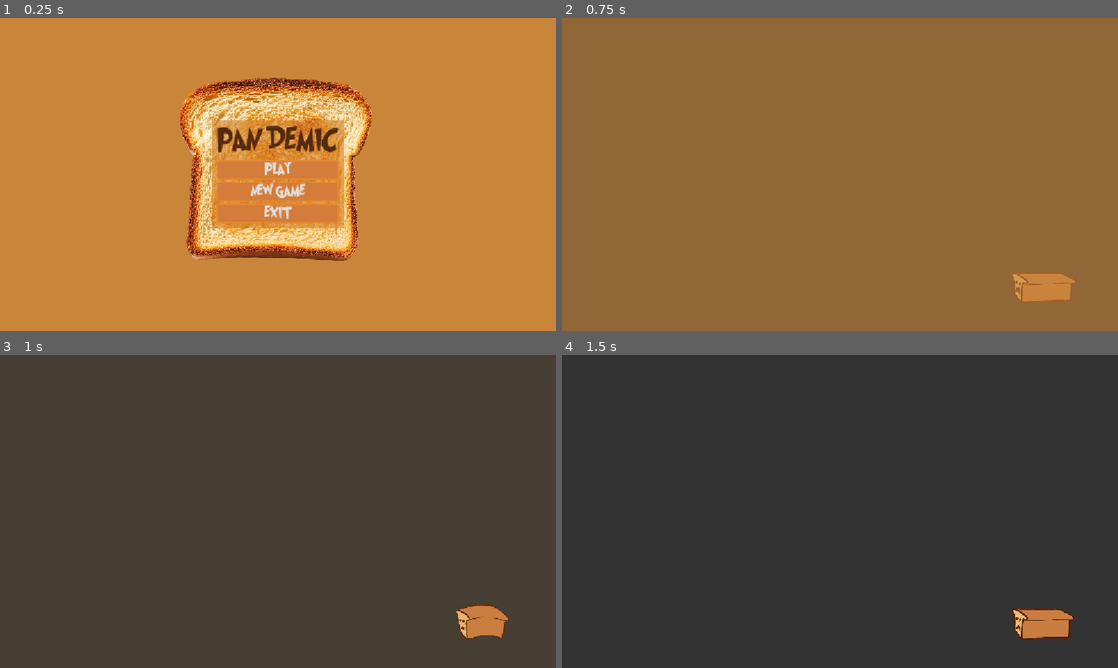
Above: before the commit, frames 1-4 (two rows, left to right).
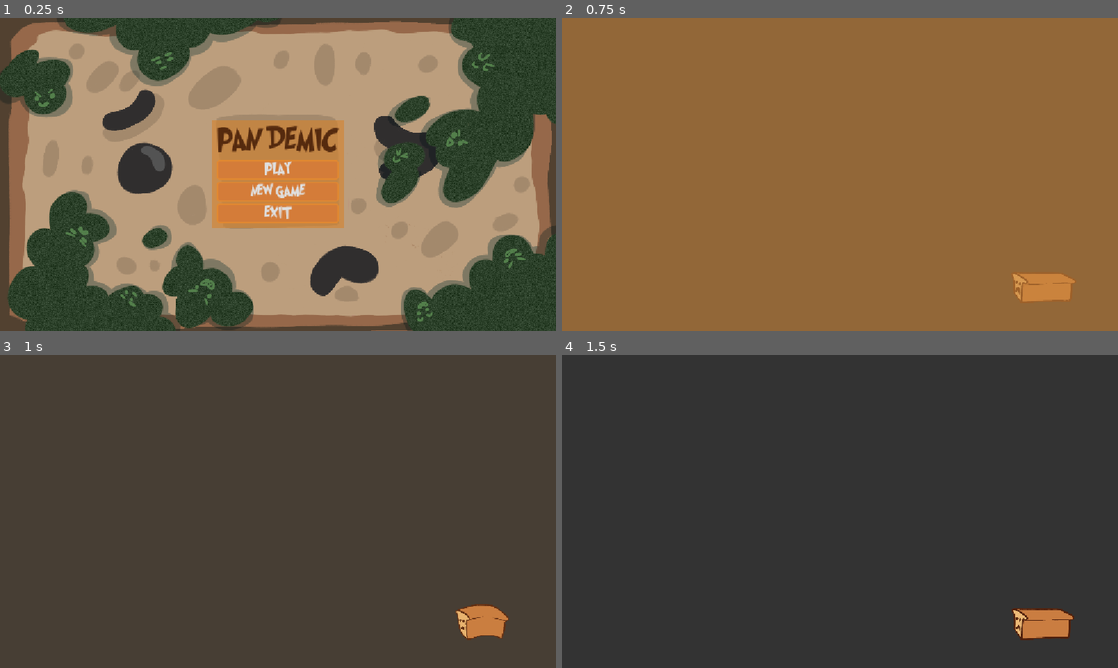
Above: after the commit, the same moments.

Repository: Espabul/Pan_demic
Game: Godot game, scene res://Scenes/UI/main_menu_scene.tscn
The game is run twice, just before and just after one commit, with the same random seed, the same clock (stepped at 60 frames per second) and the same inputs.
Inputs:
- Up to frame 1 (0.25 s): no input
- Up to frame 2 (0.75 s): click "PLAY" at 0.5 s
- Up to frame 3 (1 s): no input
- Up to frame 4 (1.5 s): hold D (mover_derecha) from 1.28 s (still down); tap K (ataque) at 1.35 s

The runs differ from the first frame. In frame 1, 94% of the frame differs, in the area x 0-100%, y 0-100%; in frame 2, nothing differs; in frame 3, nothing differs; in frame 4, nothing differs.

Commit message:
Menu Screen

Diff:
--- a/Scenes/Salas/Level1_Amasadora.tscn
+++ b/Scenes/Salas/Level1_Amasadora.tscn
@@ -2,10 +2,7 @@
 
 [ext_resource type="PackedScene" uid="uid://dth2ljmmqgu1s" path="res://Scenes/player/player.tscn" id="1_l5sf6"]
 [ext_resource type="Texture2D" uid="uid://7lh2rhx7cxy6" path="res://Assets/Tilesets/Tileset_Amasadora.png" id="2_2s2wd"]
-[ext_resource type="PackedScene" uid="uid://qheuo3qvasx0" path="res://Scenes/Enemigos/caterpanillar/caterpanillar.tscn" id="4_mya04"]
-[ext_resource type="AudioStream" uid="uid://bdbthd7k58iir" path="res://Assets/music/atlasaudio-funky-background-617565.mp3" id="5_4n4k6"]
 [ext_resource type="PackedScene" uid="uid://cifogrnvs7twy" path="res://Scenes/Misc/door.tscn" id="4_mya04"]
-[ext_resource type="Texture2D" uid="uid://bpwddicuq4fbm" path="res://Assets/backgrounds/MesaTrabajo_background.jpg" id="5_4n4k6"]
 [ext_resource type="PackedScene" uid="uid://bc1unypn4g0bs" path="res://Scenes/UI/game_screen.tscn" id="6_268t0"]
 [ext_resource type="PackedScene" uid="uid://qheuo3qvasx0" path="res://Scenes/Enemigos/caterpanillar/caterpanillar.tscn" id="6_s5y0r"]
 
@@ -404,7 +401,6 @@
 [node name="Level1Amasadora" type="Node2D" unique_id=783983454]
 
 [node name="Player" parent="." unique_id=1080565387 instance=ExtResource("1_l5sf6")]
-position = Vector2(-203, -60)
 position = Vector2(-854, 180)
 
 [node name="Camera2D" type="Camera2D" parent="Player" unique_id=1835708003]
@@ -427,11 +423,11 @@
 [node name="caterpanillar2" parent="." unique_id=569712923 instance=ExtResource("4_mya04")]
 position = Vector2(1126, -268)
 
-[node name="GameScreen" parent="." unique_id=1350099081 instance=ExtResource("6_268t0")]
+[node name="GameScreen2" parent="." unique_id=368668674 instance=ExtResource("6_268t0")]
 
 [node name="Musica" type="AudioStreamPlayer" parent="." unique_id=1360987288]
-stream = ExtResource("5_4n4k6")
 autoplay = true
+
 [node name="Door" parent="." unique_id=1599704378 instance=ExtResource("4_mya04")]
 position = Vector2(2661, -2558)
 scale = Vector2(1.5, 1.5)
@@ -441,5 +437,5 @@
 [node name="caterpanillar" parent="." unique_id=355569004 instance=ExtResource("6_s5y0r")]
 position = Vector2(1584, -416)
 
-[node name="caterpanillar2" parent="." unique_id=1543928408 instance=ExtResource("6_s5y0r")]
+[node name="caterpanillar3" parent="." unique_id=1543928408 instance=ExtResource("6_s5y0r")]
 position = Vector2(1676, -2214)
--- a/Scenes/UI/main_menu_scene.tscn
+++ b/Scenes/UI/main_menu_scene.tscn
@@ -1,9 +1,10 @@
 [gd_scene format=3 uid="uid://dv7d8rofrggrp"]
 
 [ext_resource type="Script" uid="uid://c2v2dcqr4m4gx" path="res://Scripts/UI/main_menu_scene.gd" id="1_7a04i"]
-[ext_resource type="Texture2D" uid="uid://bmgcs1ylt1fen" path="res://Assets/UI/theme/toast_png_for_menu_screen.png" id="1_i2xx2"]
+[ext_resource type="Texture2D" uid="uid://0cweww7fkskh" path="res://Assets/UI/Pantalla_Inicio.png" id="2_bw73x"]
 [ext_resource type="Theme" uid="uid://yta5tdcry2nd" path="res://Assets/UI/theme/game_theme.tres" id="2_i2xx2"]
 [ext_resource type="FontFile" uid="uid://bqn0w138oqbdc" path="res://Assets/Fonts/GrinchedRegular.otf" id="4_bw73x"]
+[ext_resource type="AudioStream" uid="uid://cihkli2u0ffi5" path="res://Assets/music/lnplusmusic-funky-funky-music-628830.mp3" id="5_uci31"]
 
 [node name="MainMenuScreen" type="CanvasLayer" unique_id=72299163]
 process_mode = 3
@@ -15,7 +16,7 @@
 anchor_bottom = 1.0
 grow_horizontal = 2
 grow_vertical = 2
-texture = ExtResource("1_i2xx2")
+texture = ExtResource("2_bw73x")
 expand_mode = 1
 stretch_mode = 5
 
@@ -65,6 +66,11 @@
 theme_override_fonts/font = ExtResource("4_bw73x")
 text = "EXIT"
 
+[node name="Música" type="AudioStreamPlayer" parent="." unique_id=2039195887]
+stream = ExtResource("5_uci31")
+volume_db = -11.5
+autoplay = true
+
 [connection signal="pressed" from="MarginContainer/PanelContainer/MarginContainer/VBoxContainer/PlayButton" to="." method="_on_play_button_pressed"]
 [connection signal="pressed" from="MarginContainer/PanelContainer/MarginContainer/VBoxContainer/NewGameButton" to="." method="_on_new_game_button_pressed"]
 [connection signal="pressed" from="MarginContainer/PanelContainer/MarginContainer/VBoxContainer/ExitButton" to="." method="_on_exit_button_pressed"]
Binary file added: Assets/UI/Pantalla_Inicio.png
Not shown, added: Assets/UI/Pantalla_Inicio.png.import
